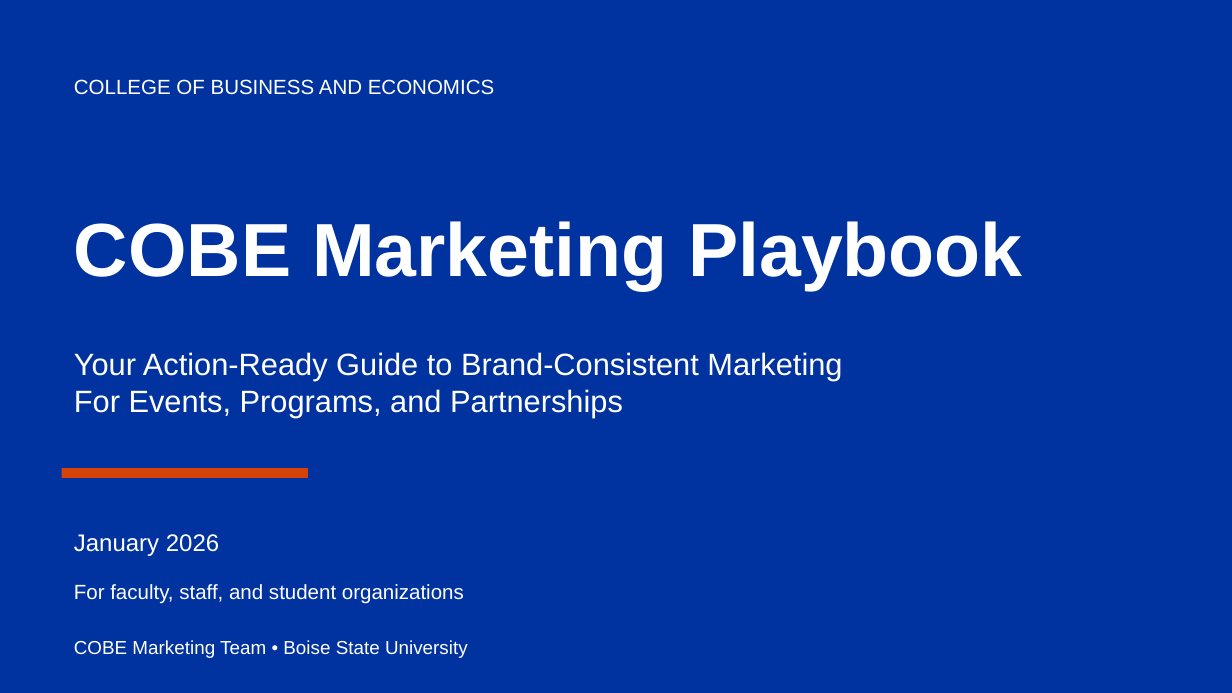
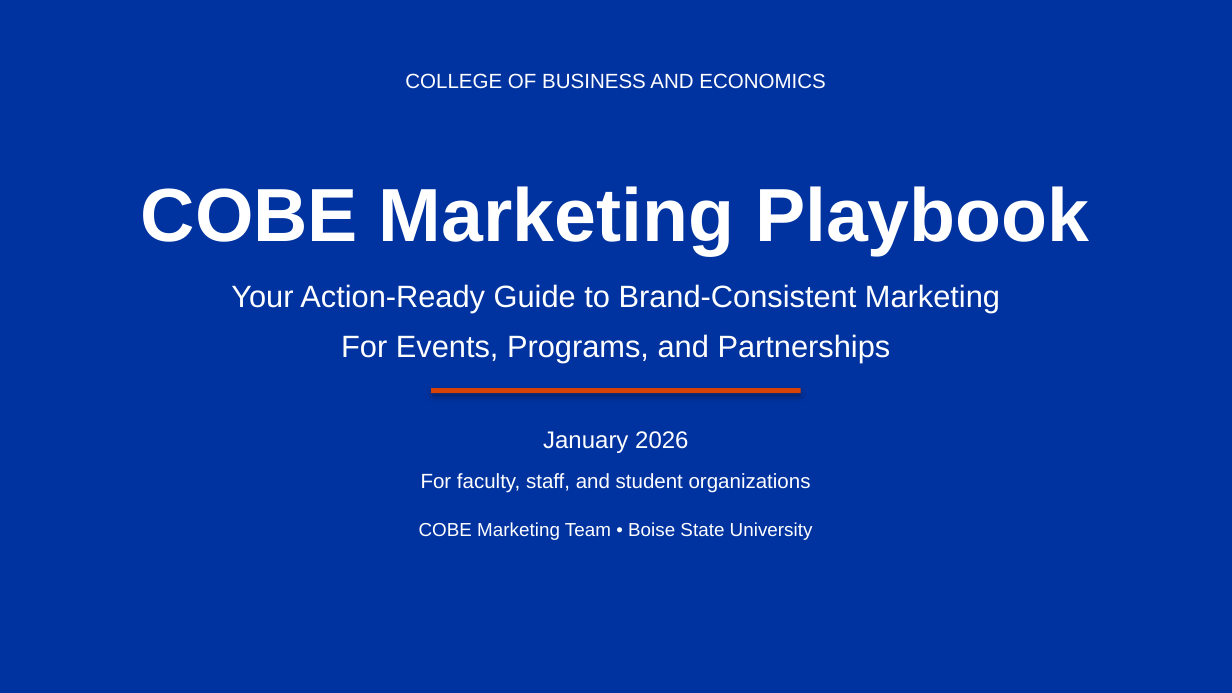
Before and after one commit to BenHowerton/RHM-Marketing-Handbook, a slide deck: slide 1 of COBE Marketing Playbook Updated After Comments.pptx. Drawn at 1232x693 pixels with LibreOffice and Linux fonts; fonts in the diff are those of the drawing. Boxes give left, top, right and bottom in pixels: in the first picture for what was removed or moved away, otherwise in the second. Text is boxed around its words. In the diff, an @@ line names an element or a change of style, - is before the commit and + after.

```diff
--- a/COBE Marketing Playbook Updated After Comments.pptx
+++ b/COBE Marketing Playbook Updated After Comments.pptx
@@ text "COBE Marketing Playbook": place and size @@
-text "COBE Marketing Playbook" at bbox=[74, 221, 1022, 290]
+text "COBE Marketing Playbook" at bbox=[141, 186, 1089, 255]
@@ alignment left to centre; vertical alignment middle to top in 6 elements at bbox=[405, 73, 825, 89], bbox=[141, 186, 1089, 255], bbox=[543, 431, 688, 453], bbox=[421, 473, 811, 493], bbox=[419, 522, 813, 540], bbox=[231, 284, 1000, 313] @@
@@ text "Your Action-Ready Guide to Brand-Consistent ...": place and size @@
-text "Your Action-Ready Guide to Brand-Consistent ..." at bbox=[74, 352, 842, 418]
+text "Your Action-Ready Guide to Brand-Consistent ..." at bbox=[231, 284, 1000, 313]
@@ text added at bbox=[341, 334, 891, 362], 18 pt, text #FFFFFF @@
+For Events, Programs, and Partnerships
@@ text at bbox=[74, 389, 623, 418]: paragraph removed @@
-For Events, Programs, and Partnerships
@@ rectangle added at bbox=[431, 388, 801, 393], fill #D64309 @@
@@ text "January 2026": place and size @@
-text "January 2026" at bbox=[74, 534, 219, 556]
+text "January 2026" at bbox=[543, 431, 688, 453]
@@ text "For faculty, staff, and student ...": place and size @@
-text "For faculty, staff, and student ..." at bbox=[74, 584, 464, 604]
+text "For faculty, staff, and student ..." at bbox=[421, 473, 811, 493]
@@ rectangle removed at bbox=[62, 468, 308, 478] @@
@@ text "COBE Marketing Team • Boise ...": place and size @@
-text "COBE Marketing Team • Boise ..." at bbox=[74, 640, 468, 658]
+text "COBE Marketing Team • Boise ..." at bbox=[419, 522, 813, 540]
```
Also in this commit, not shown: 24 other slides changed, 20 slides added, 12 slides removed.
